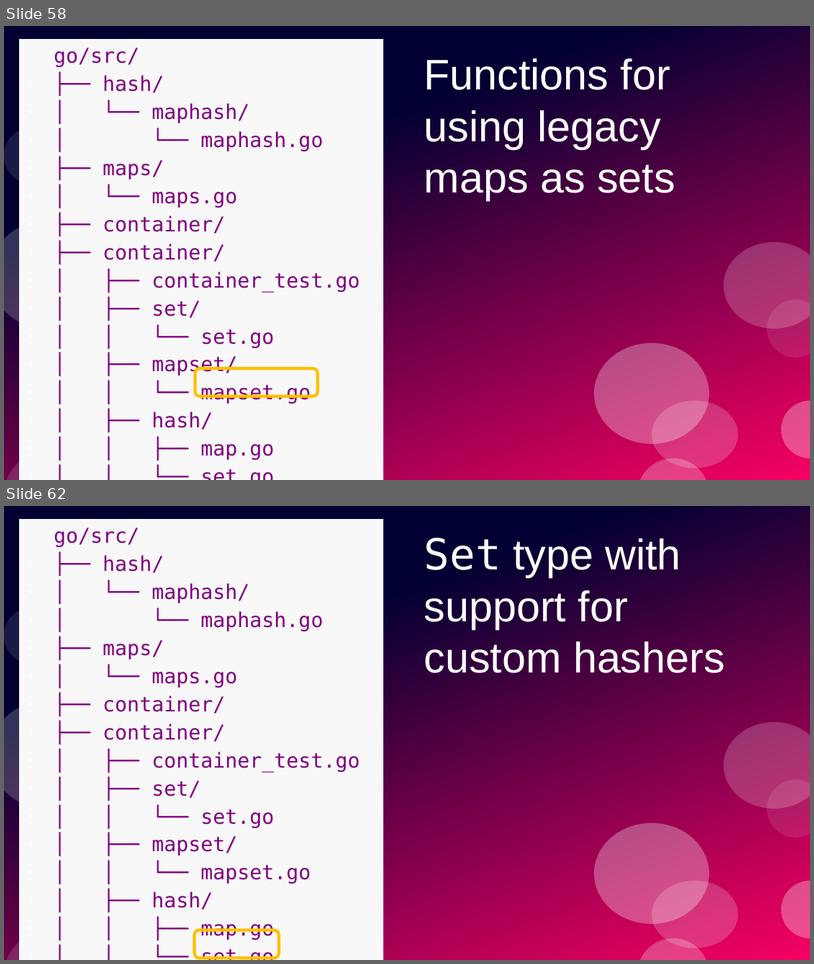
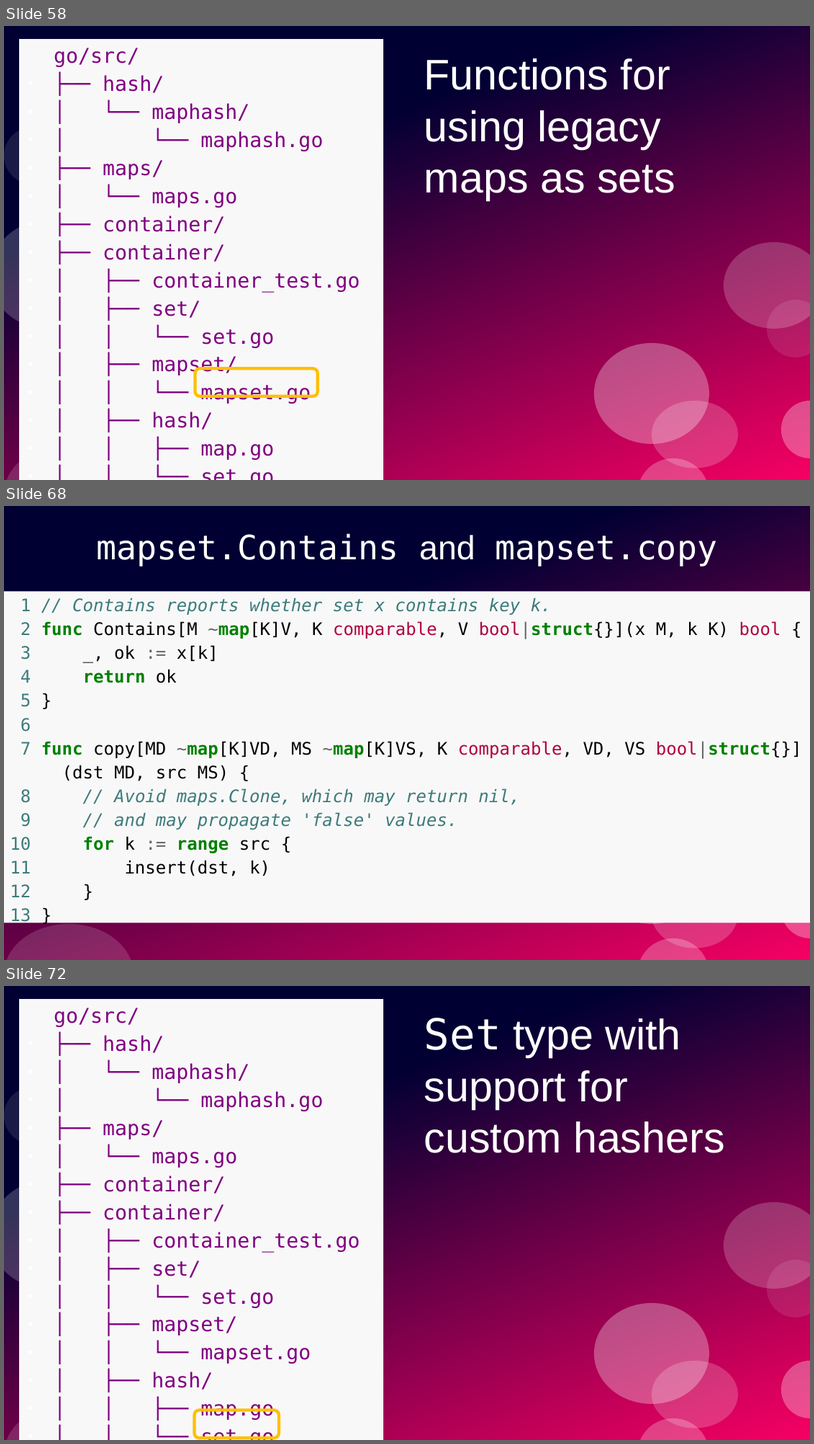
Before and after one commit to ramalho/sets-in-go, a slide deck: sets-in-go.odp. Shown one above the other, each under a label of ours: slides 58 and 62 before the commit, slides 58, 68 and 72 after it; the slides between them are not shown. The pictures are 814x964 and 814x1444 pixels, drawn with LibreOffice and Linux fonts; fonts in the diff are those of the drawing. Boxes give left, top, right and bottom in pixels: in the first picture for what was removed or moved away, otherwise in the second. Text is boxed around its words. In the diff, an @@ line names an element or a change of style, - is before the commit and + after.

```diff
--- a/sets-in-go.odp
+++ b/sets-in-go.odp
@@ slide 68 added at (4, 506, 810, 960), background #FFFFFF; not listed: 9 template elements that a slide beside it also shows @@
@@ title added at (97, 533, 718, 566), 33 pt, text #FFFFFF @@
+mapset.Contains and mapset.copy
@@ text added at (4, 592, 810, 923), fill #F8F8F8, 17 pt, text #3D7B7B @@
+1 // Contains reports whether set x contains key k.
+2 func Contains[M ~map[K]V, K comparable, V bool|struct{}](x M, k K) bool {
+3 _, ok := x[k]
+4 return ok
+5 }
+6
+7 func copy[MD ~map[K]VD, MS ~map[K]VS, K comparable, VD, VS bool|struct{}]
+(dst MD, src MS) {
+8 // Avoid maps.Clone, which may return nil,
+9 // and may propagate 'false' values.
+10 for k := range src {
+11 insert(dst, k)
+12 }
+13 }
@@ ellipse added at (47, 592, 105, 650), fill #FFFFFF at 20% opacity @@
@@ ellipse added at (119, 592, 234, 693), fill #FFFFFF at 30% opacity @@
@@ what was slide 62 is now slide 72 @@
```
Also in this commit, not shown: 3 slides changed, 10 other slides added, 5 other files.
